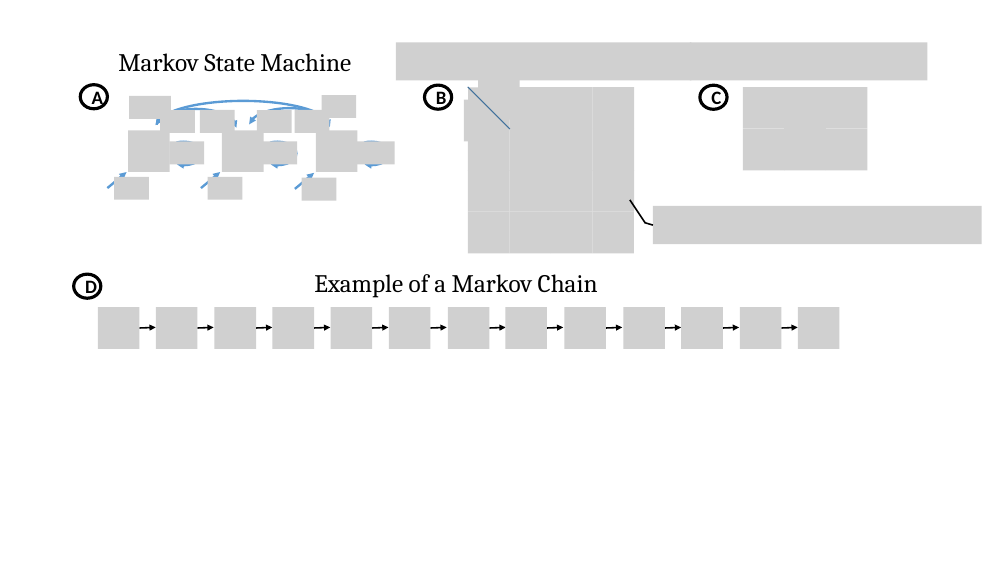
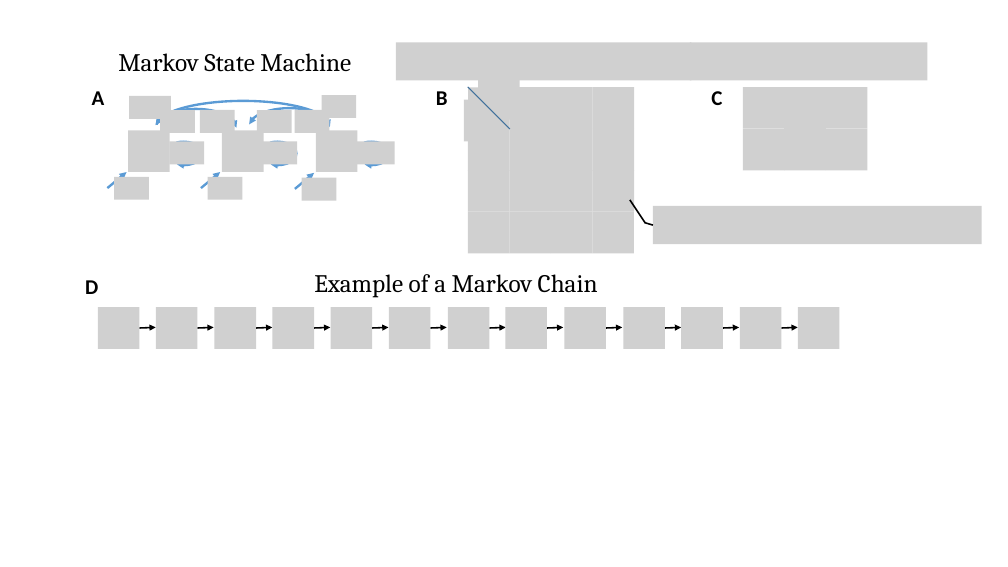
Before and after one commit to David-Taub/HOP-HMM, a slide deck: slide 4 of Help/Figures1.pptx (slide 3 before the commit). Drawn at 1008x567 pixels with LibreOffice and Linux fonts; fonts in the diff are those of the drawing; grey boxes stand for pictures. Boxes give left, top, right and bottom in pixels: in the first picture for what was removed or moved away, otherwise in the second. Text is boxed around its words. In the diff, an @@ line names an element or a change of style, - is before the commit and + after.

```diff
--- a/Help/Figures1.pptx
+++ b/Help/Figures1.pptx
@@ size 18 to 20 pt; outline #000000 3 pt to none in 4 elements at <box>73,274,101,299</box>, <box>425,85,452,110</box>, <box>80,85,107,109</box>, <box>700,85,727,110</box> @@
```
Also in this commit, not shown: 5 other slides changed, 1 slide added, 23 other files.
